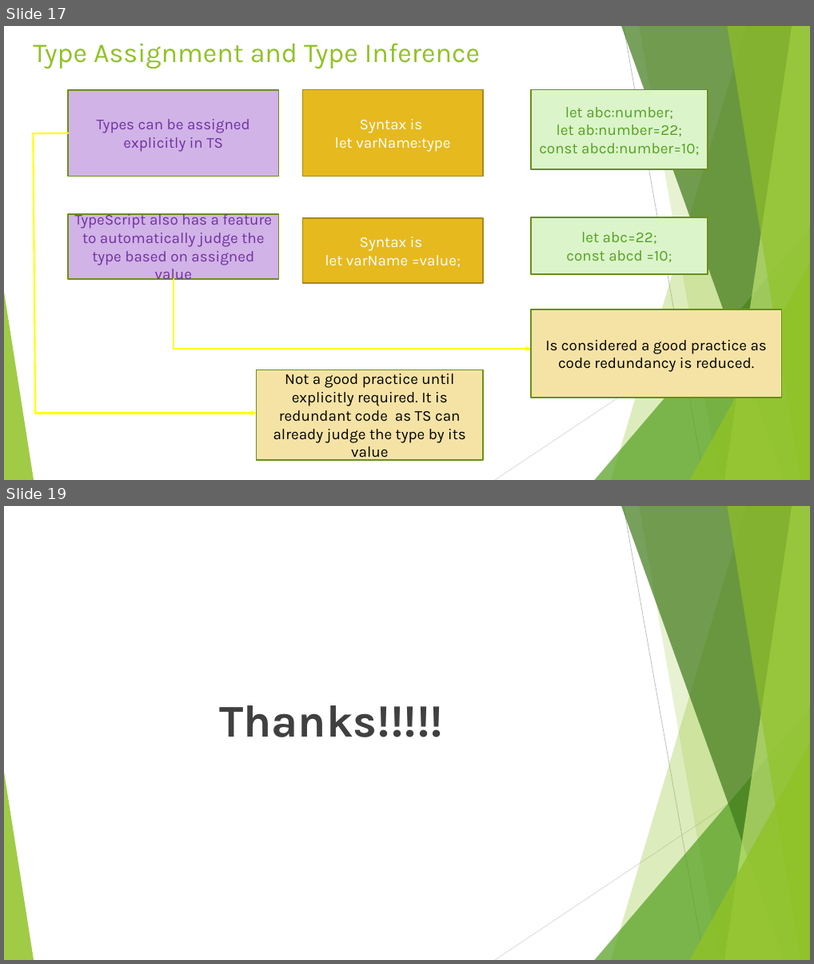
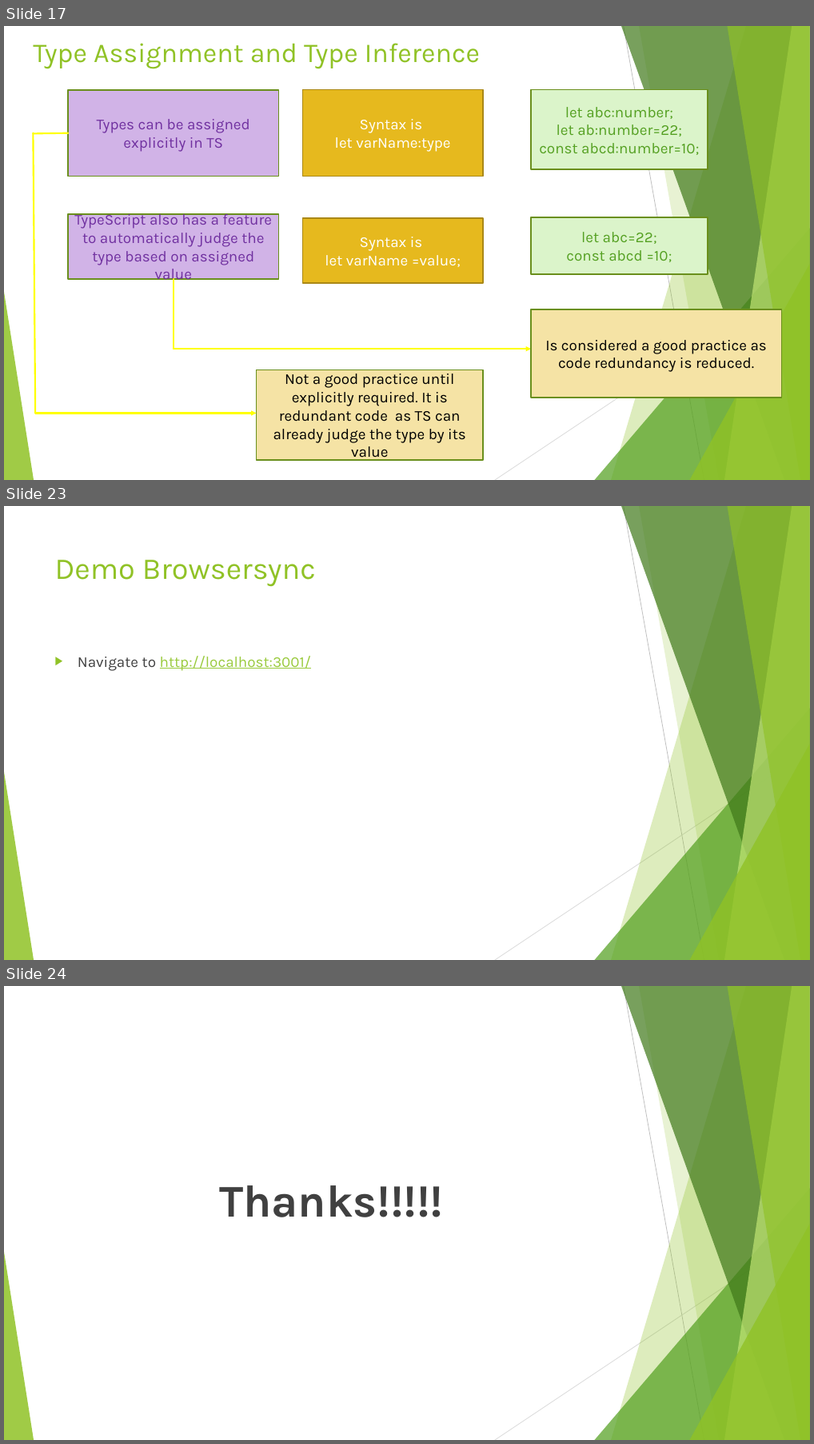
Before and after one commit to rudhrainfogain/TypeScript, a slide deck: PPT/TypeScriptv2.pptx. Shown one above the other, each under a label of ours: slides 17 and 19 before the commit, slides 17, 23 and 24 after it; the slides between them are not shown. The pictures are 814x964 and 814x1444 pixels, drawn with LibreOffice and Linux fonts; fonts in the diff are those of the drawing. Boxes give left, top, right and bottom in pixels: in the first picture for what was removed or moved away, otherwise in the second. Text is boxed around its words. In the diff, an @@ line names an element or a change of style, - is before the commit and + after.

```diff
--- a/PPT/TypeScriptv2.pptx
+++ b/PPT/TypeScriptv2.pptx
@@ slide 23 added at <box>4,506,810,960</box>, background #FFFFFF; not listed: 10 template elements that a slide beside it also shows @@
@@ title added at <box>55,560,316,587</box>, 36 pt, text #90C226 @@
+Demo Browsersync
@@ text added at <box>78,656,311,671</box>, 18 pt, text #99CA3C, underline @@
+▶ Navigate to http://localhost:3001/
@@ what was slide 19 is now slide 24 @@
```
Also in this commit, not shown: 2 slides changed, 4 other slides added, 2 other files.
